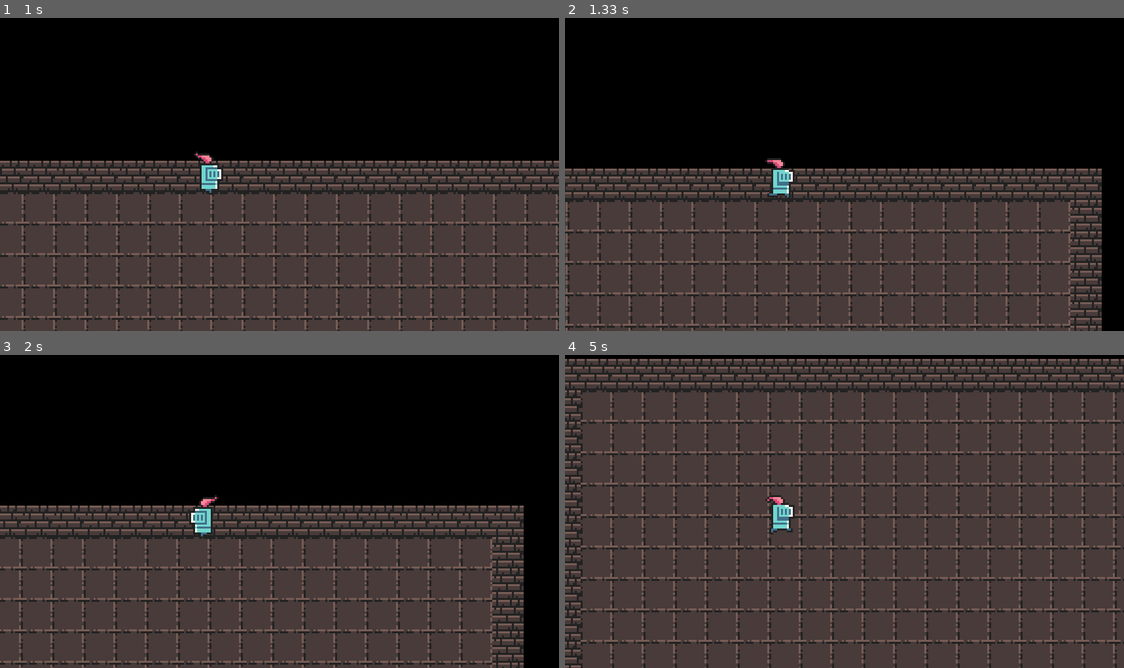
Above: before the commit, frames 1-4 (two rows, left to right).
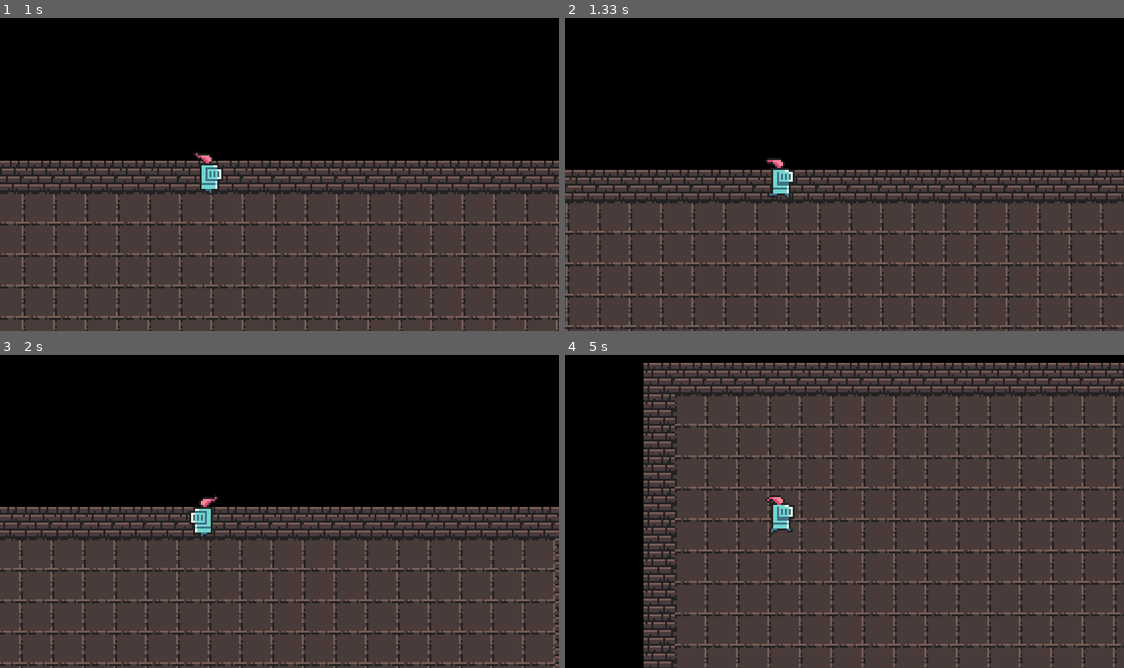
Above: after the commit, the same moments.

Repository: Luc4sKr/Programacao-II
Game: pygame game, started from pygame/004-wall-collide/main.py
Two runs of this game, one before a commit and one after it. Both use one fixed random seed, a clock stepped at 60 frames per second and the inputs below.
Inputs:
- Up to frame 1 (1 s): hold D 0.33-0.8 s; hold W from 0.83 s (still down)
- Up to frame 2 (1.33 s): release W at 1.13 s; hold D from 1.17 s (still down)
- Up to frame 3 (2 s): release D at 1.63 s; hold A from 1.67 s (still down)
- Up to frame 4 (5 s): release A at 2.2 s; hold S 2.23-2.53 s; hold A 2.57-2.97 s; hold W 3-3.37 s; hold D 3.4-4.03 s; hold S 4.07-4.43 s; hold A 4.47-4.93 s; hold D from 4.97 s (still down)

Frame 1 is identical in both runs. In frame 2, 12% of the frame differs, in the area x 0-100%, y 48-100%; in frame 3, 13%; in frame 4, 41%, in the area x 0-100%, y 1-100%.

Commit message:
pygame | wall collide

Diff:
--- a/pygame/004-wall-collide/src/camera.py
+++ b/pygame/004-wall-collide/src/camera.py
@@ -10,6 +10,6 @@
         self.offset = Vector2(0,0)
 
     def scroll(self):
-        self.pointTarget = self.target.pos - self.camera
+        self.pointTarget = self.target.rect.center - self.camera
         self.camera += self.pointTarget
         self.offset = -self.camera + Vector2(self.width / 2, self.height / 2)
--- a/pygame/004-wall-collide/src/entity.py
+++ b/pygame/004-wall-collide/src/entity.py
@@ -17,22 +17,25 @@
         self.speed = speed
         self.dead = False
 
+        self.direction = pygame.math.Vector2(0, 0)
+
         self.hitbox = get_mask_rect(self.image, *self.rect.topleft)
 
     def wall_collision(self):
-        #self.hitbox = get_mask_rect(self.image, *self.rect.topleft)
-        #self.hitbox.midbottom = self.rect.midbottom
-
-        #test_rect = self.hitbox.move(*(self.speed, self.speed))  # Position after moving, change name later
         collide_points = (self.rect.midbottom, self.rect.bottomleft, self.rect.bottomright)
         for wall in self.game.map.wall_sprites:
             for point in collide_points:
                 if wall.rect.collidepoint(point):
-                    self.pos.x = point[0]
-                    self.pos.y = point[1] - 30
+                    if self.direction.x > 0: # moving right
+                        self.rect.right = wall.rect.left
+                    if self.direction.x < 0: # moving left
+                        self.rect.left = wall.rect.right
 
+                    if self.direction.y > 0: # moving down
+                        self.rect.bottom = wall.rect.top
+                    if self.direction.y < 0: # moving up
+                        self.rect.bottom = wall.rect.bottom
 
-        #print(f"{self.rect.center}, {self.hitbox.center}")
 
 
 class AnimatedEntity(Entity):
--- a/pygame/004-wall-collide/src/player.py
+++ b/pygame/004-wall-collide/src/player.py
@@ -44,12 +44,11 @@
             self.direction = self.direction.normalize()
             self.is_running = True
 
-        self.pos.x += self.direction.x * self.speed
-        self.pos.y += self.direction.y * self.speed
+        self.rect.x += self.direction.x * self.speed
+        self.rect.y += self.direction.y * self.speed
 
         super().wall_collision()
-
-        self.rect.center = self.pos
+        #self.rect.center = self.pos
 
 
     def animation_control(self):
